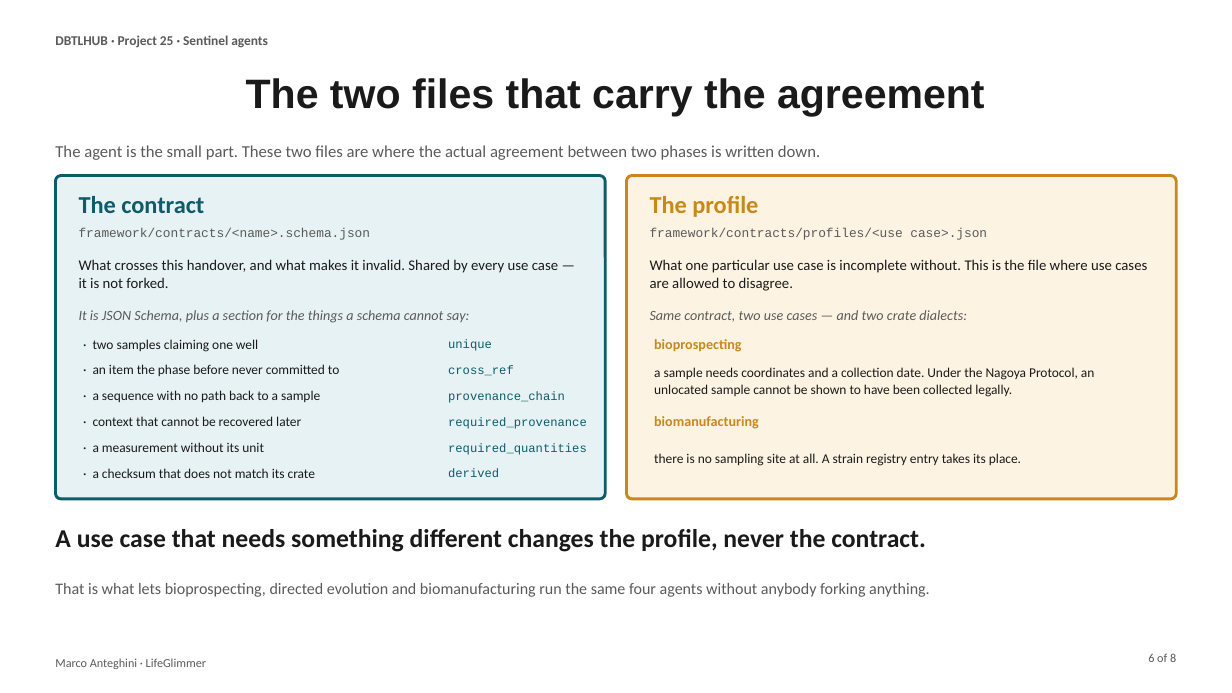
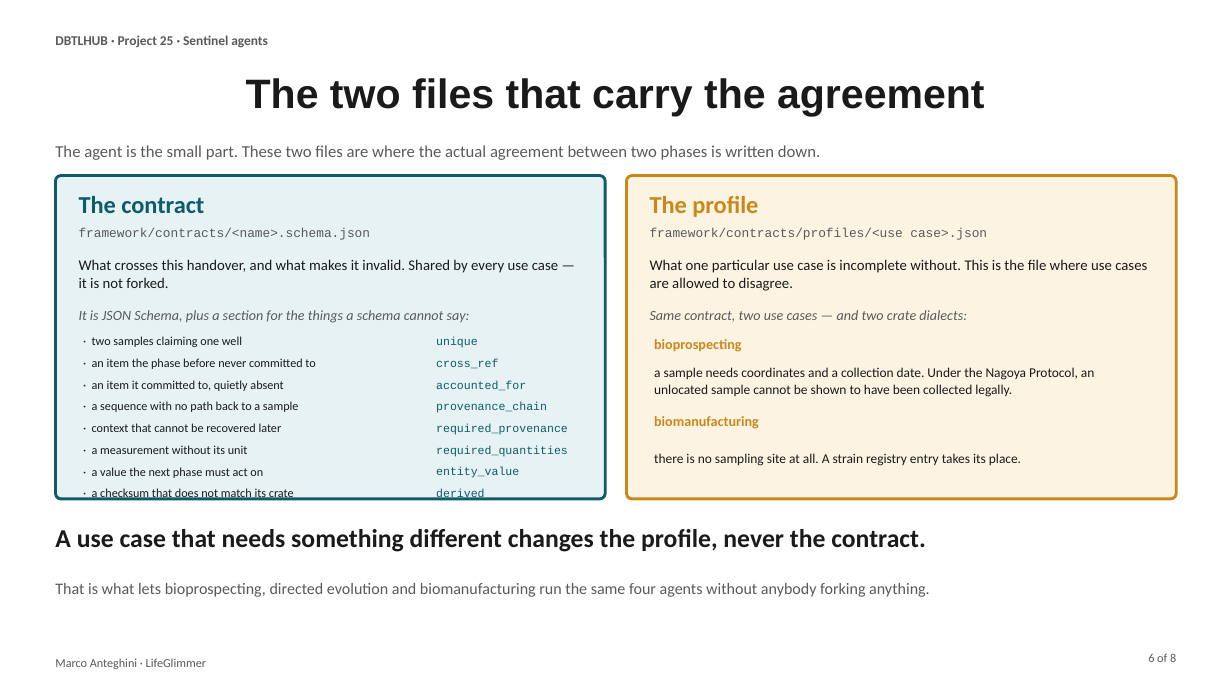
Before and after one commit to dbtl-synbio/dbtlhub, a slide deck: slide 6 of sentinel/docs/sentinel_agents.pptx. Drawn at 1232x693 pixels with LibreOffice and Linux fonts; fonts in the diff are those of the drawing. Boxes give left, top, right and bottom in pixels: in the first picture for what was removed or moved away, otherwise in the second. Text is boxed around its words. In the diff, an @@ line names an element or a change of style, - is before the commit and + after.

```diff
--- a/sentinel/docs/sentinel_agents.pptx
+++ b/sentinel/docs/sentinel_agents.pptx
@@ text "unique": place and size @@
-text "unique" at bbox=[448, 339, 492, 351]
+text "unique" at bbox=[436, 337, 478, 348]
@@ text "cross_ref": place and size @@
-text "cross_ref" at bbox=[448, 365, 514, 376]
+text "cross_ref" at bbox=[436, 359, 498, 369]
@@ text added at bbox=[92, 380, 283, 391], 9.5 pt, text #1A1A1A @@
+· an item it committed to, quietly absent
@@ text added at bbox=[436, 380, 526, 391], 9 pt, text #0E5C6B @@
+accounted_for
@@ text "· context that cannot be ...": place and size @@
-text "· context that cannot be ..." at bbox=[93, 416, 301, 426]
+text "· context that cannot be ..." at bbox=[92, 423, 282, 432]
@@ text "· a sequence with no ...": place and size @@
-text "· a sequence with no ..." at bbox=[93, 390, 320, 402]
+text "· a sequence with no ..." at bbox=[92, 401, 298, 412]
@@ text "required_provenance": place and size @@
-text "required_provenance" at bbox=[448, 417, 587, 429]
+text "required_provenance" at bbox=[436, 424, 568, 435]
@@ text "provenance_chain": place and size @@
-text "provenance_chain" at bbox=[448, 391, 565, 403]
+text "provenance_chain" at bbox=[436, 402, 547, 413]
@@ text "required_quantities": place and size @@
-text "required_quantities" at bbox=[448, 443, 587, 455]
+text "required_quantities" at bbox=[436, 446, 568, 457]
@@ text added at bbox=[92, 467, 263, 478], 9.5 pt, text #1A1A1A @@
+· a value the next phase must act on
@@ text added at bbox=[436, 467, 519, 478], 9 pt, text #0E5C6B @@
+entity_value
@@ size 10.5 to 9.5 pt in 6 elements at bbox=[92, 445, 248, 454], bbox=[92, 336, 242, 347], bbox=[92, 423, 282, 432], bbox=[92, 358, 315, 369], bbox=[92, 401, 298, 412], bbox=[92, 487, 294, 500] @@
@@ text "· a checksum that does ...": place and size @@
-text "· a checksum that does ..." at bbox=[93, 468, 315, 478]
+text "· a checksum that does ..." at bbox=[92, 487, 294, 500]
@@ size 9.5 to 9 pt in 6 elements at bbox=[436, 446, 568, 457], bbox=[436, 337, 478, 348], bbox=[436, 424, 568, 435], bbox=[436, 359, 498, 369], bbox=[436, 402, 547, 413], bbox=[436, 489, 485, 500] @@
@@ text "derived": place and size @@
-text "derived" at bbox=[448, 469, 499, 477]
+text "derived" at bbox=[436, 489, 485, 500]
```
Also in this commit, not shown: 2 other slides changed, 24 other files.
